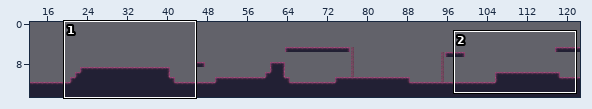
Tiled map (JSON) -- assets/levels/level2.tmj. Above, an overview of the earlier version with the close-up marked.
Close-up. The starting point:
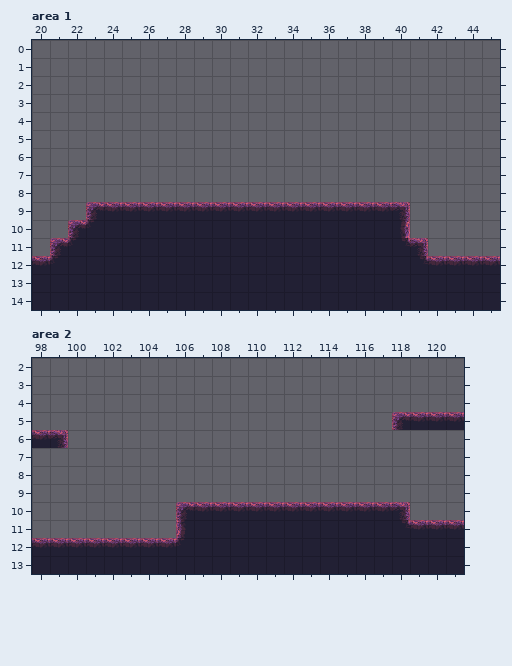
Cells are 32x32 px. Shown: area 1 x 20..45, y 0..14; area 2 x 98..121, y 2..13. The commit also changed other parts of the map, which this record leaves out.
And afterwards:
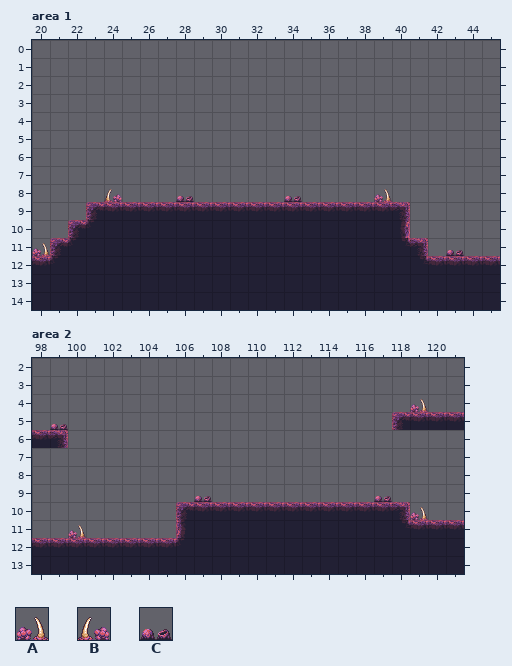
Key: from "Fleshbound_Fangs_and_Pustules": A 0, B 0 flipped left-right, C 1.
_ is an empty cell, . an unchanged one.
Tiles of an added or newly shown layer are drawn over the layers below it.
Diff:
--- layer "decor" (added), area 1
@@ x 24..39 @@
- 8 _..._....._...._
+ 8 B...C.....C....A
@@ x 20..43 @@
-11 _......................_
+11 A......................C
--- layer "decor" (added), area 2
@@ x 99..119 @@
- 4 ...................._
- 5 _....................
+ 4 ....................A
+ 5 C....................
@@ x 100..119 @@
- 9 ......._........._..
-10 ..................._
-11 _...................
+ 9 .......C.........C..
+10 ...................A
+11 A...................
